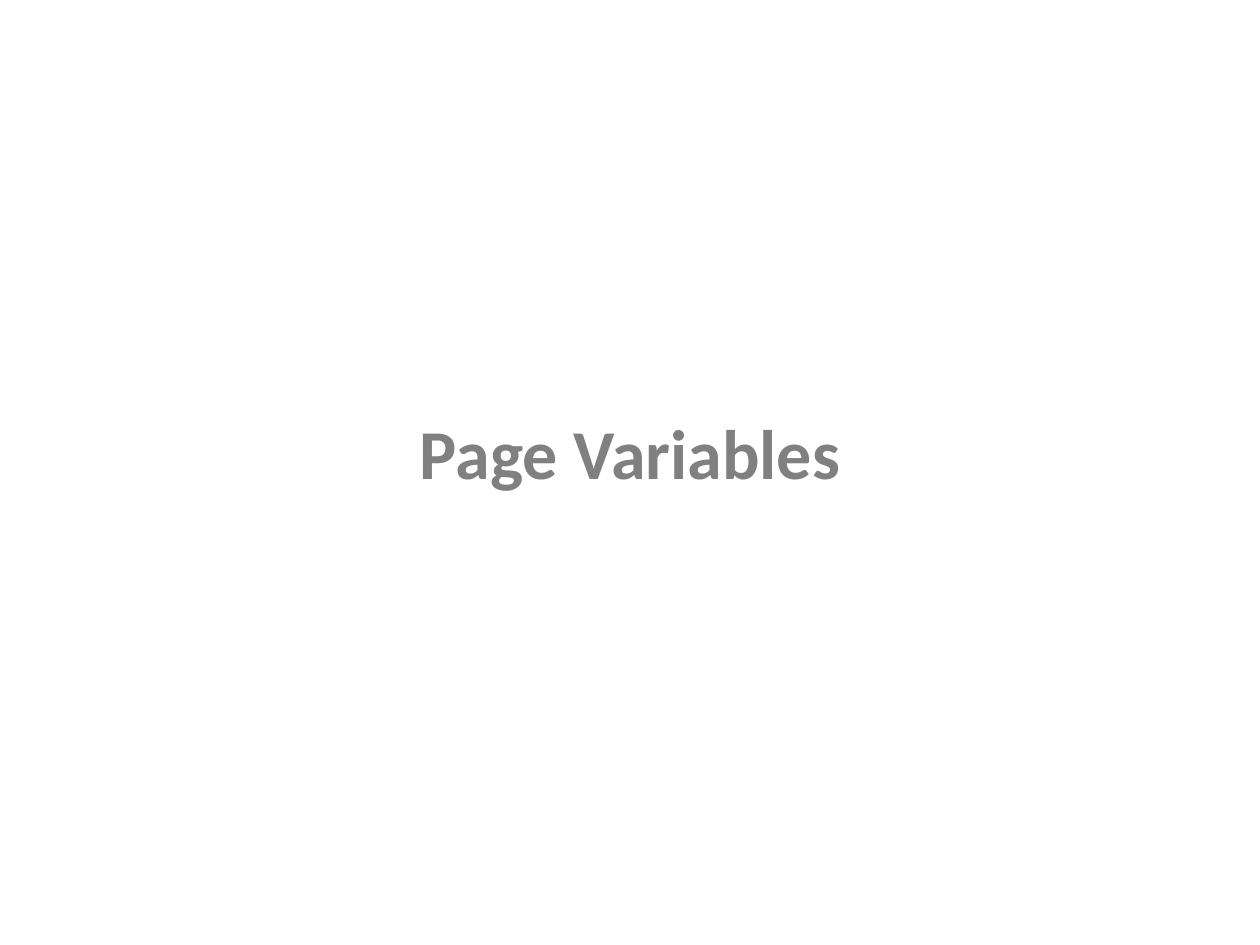
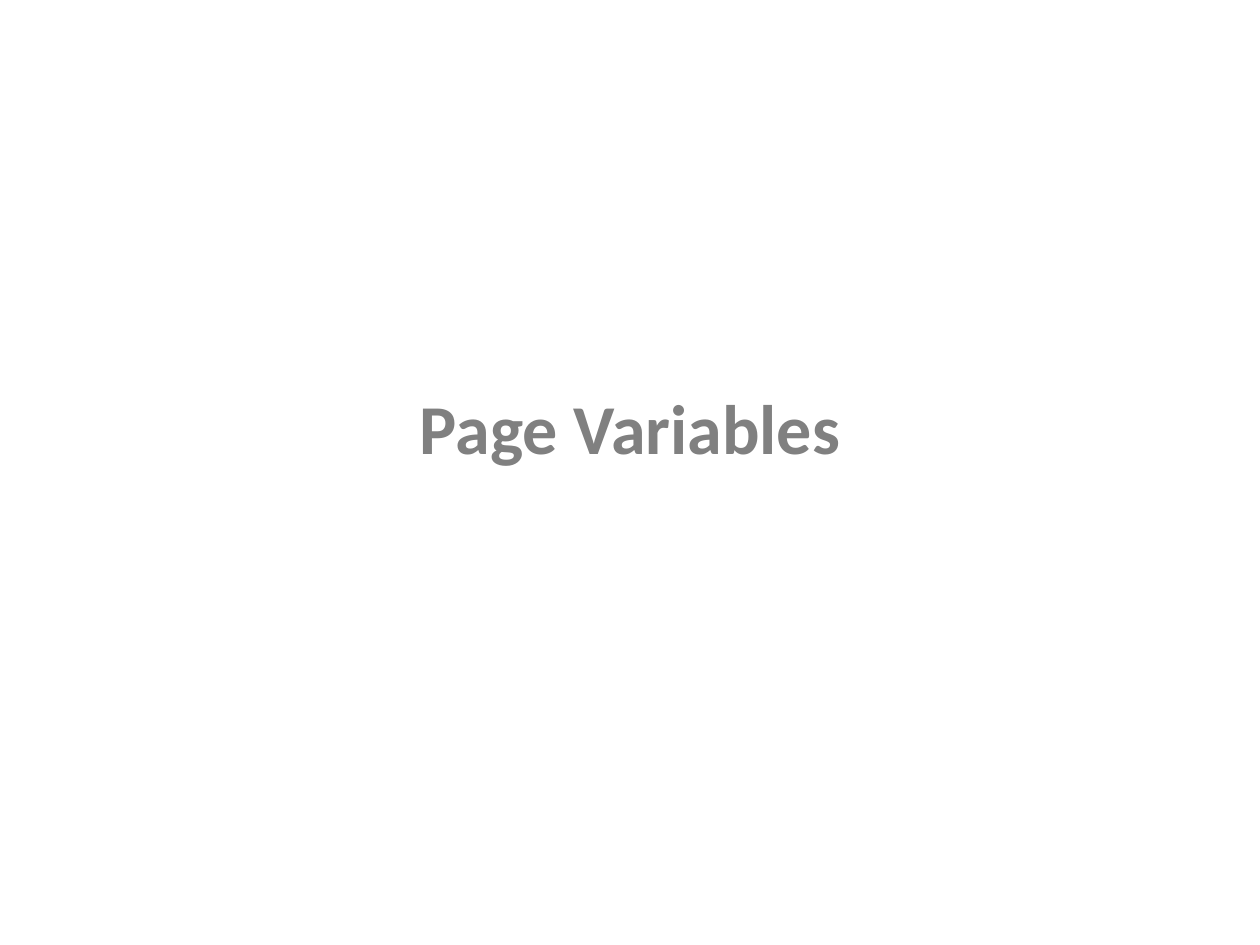
Before and after one commit to rvunnava/axcept-documentation, a slide deck: slide 7 of ppt/ImplimentTests.ppsx (slide 4 before the commit). Drawn at 1260x945 pixels with LibreOffice and Linux fonts; fonts in the diff are those of the drawing. Boxes give left, top, right and bottom in pixels: in the first picture for what was removed or moved away, otherwise in the second. Text is boxed around its words. In the diff, an @@ line names an element or a change of style, - is before the commit and + after.

```diff
--- a/ppt/ImplimentTests.ppsx
+++ b/ppt/ImplimentTests.ppsx
@@ title "Page Variables": place and size @@
-title "Page Variables" at [420, 430, 840, 491]
+title "Page Variables" at [420, 405, 840, 466]
```
Also in this commit, not shown: 4 other slides changed, 3 slides added, 2 slides removed, 5 other files.
